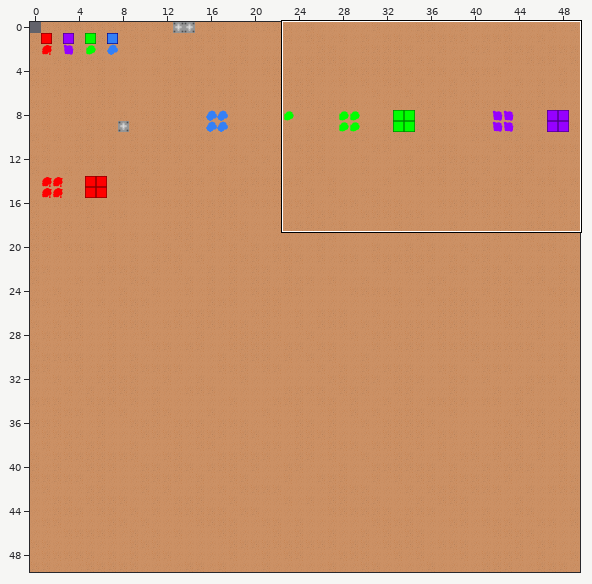
Tiled map: Images/Maps/map2.5.tmx. The first picture is a wide view before the edit; the outline marks the close-up.
Close-up. Before the edit:
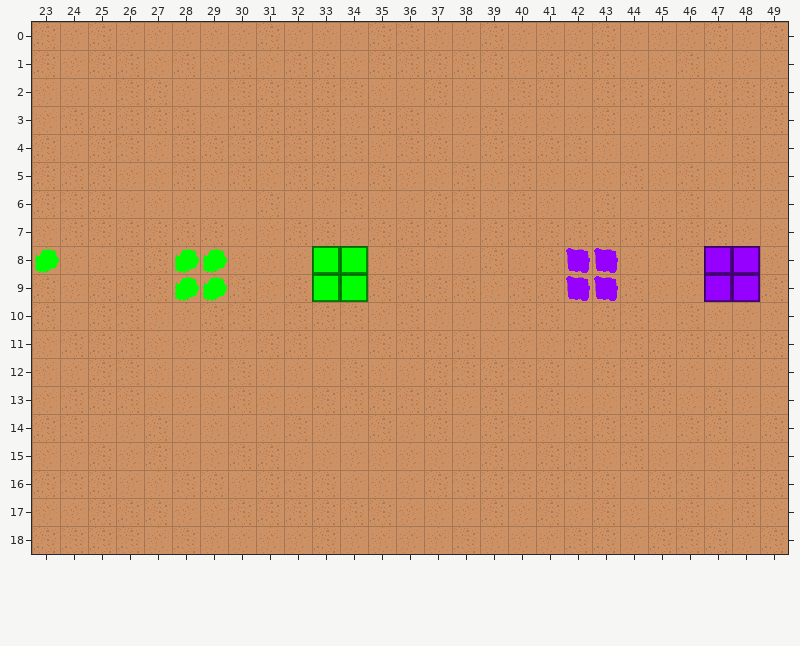
Cells are 32x32 px. Shown: x 23..49, y 0..18. The commit also changed other parts of the map, which this record leaves out. The old version is drawn lined up with the new one.
The same view after the edit:
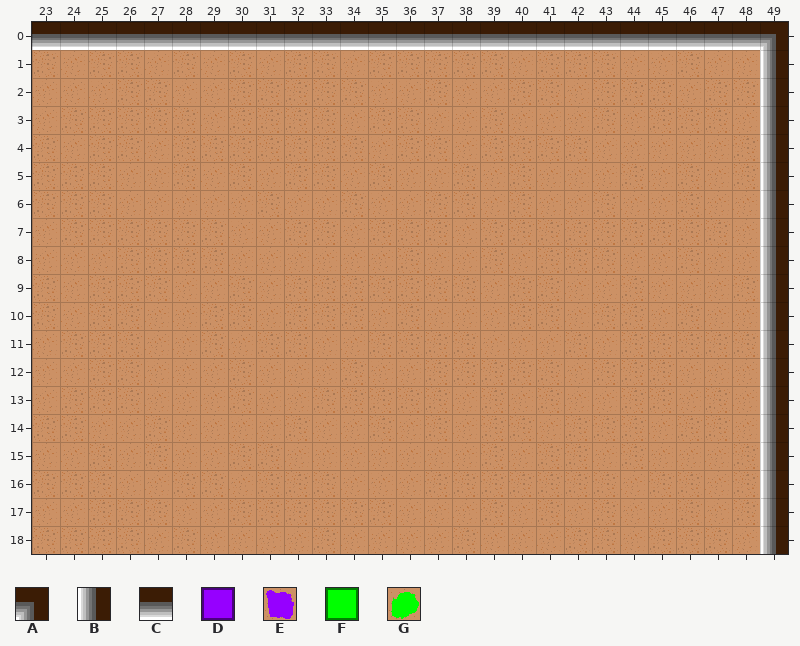
Key: from "Tileset1.0": A 12, B 16, C 17; from "collor changers (1)": D 4, E 5, F 6, G 7.
_ is an empty cell.
Change:
map size 50x50 -> 50x30 cells
Layer "Collisions":
y 0: x 23..49 ___________________________ -> CCCCCCCCCCCCCCCCCCCCCCCCCCA
y 1..18: x 49 _ -> B
Layer "PurpleTiles":
y 8..9: x 47..48 DD -> __
Layer "PurplePuddle":
y 8..9: x 42..43 EE -> __
Layer "GreenTiles":
y 8..9: x 33..34 FF -> __
Layer "GreenPuddle":
y 8: x 23 G -> _; x 28..29 GG -> __
y 9: x 28..29 GG -> __
